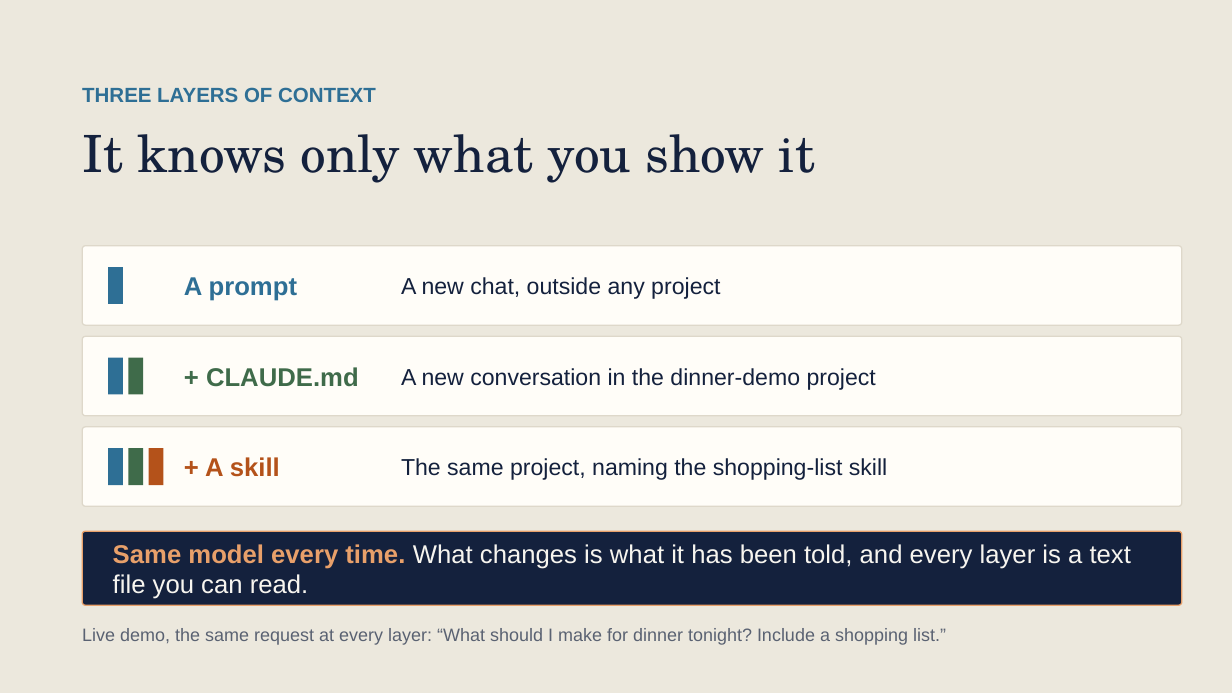
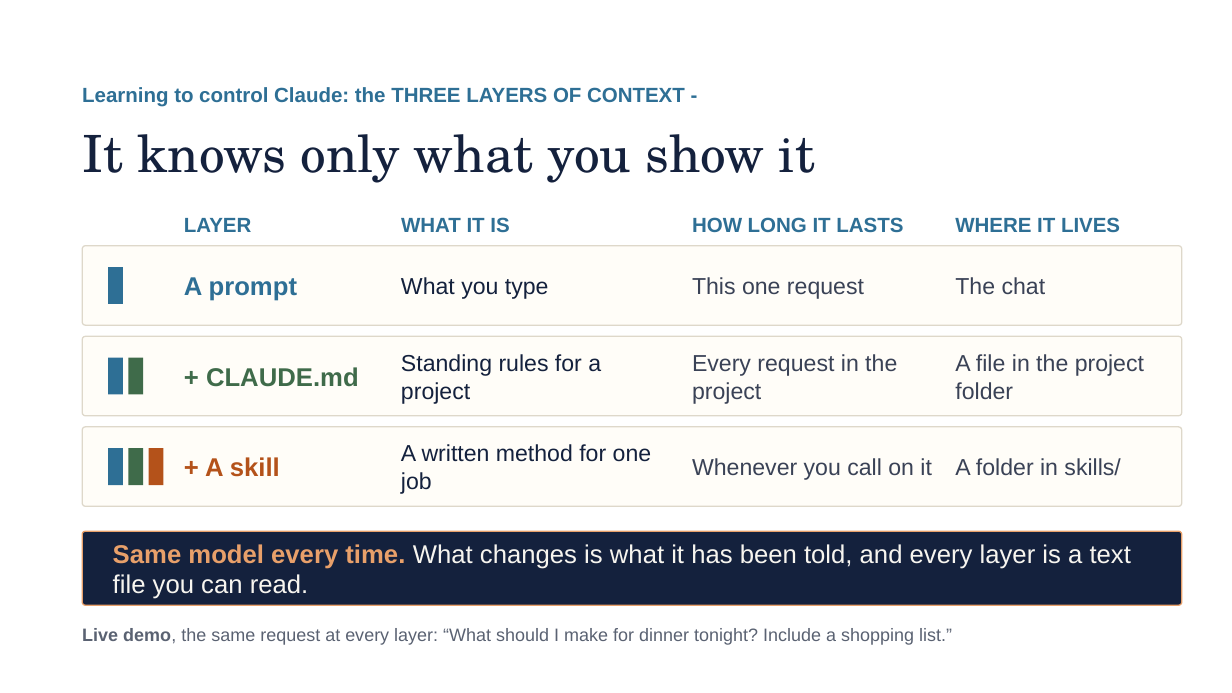
Before and after one commit to scripps-ai-enablement/ai-for-grant-writing, a slide deck: slide 18 of version 1/Using AI for Grant Writing v1.pptx (slide 19 before the commit). Drawn at 1232x693 pixels with LibreOffice and Linux fonts; fonts in the diff are those of the drawing. Boxes give left, top, right and bottom in pixels: in the first picture for what was removed or moved away, otherwise in the second. Text is boxed around its words. In the diff, an @@ line names an element or a change of style, - is before the commit and + after.

```diff
--- a/version 1/Using AI for Grant Writing v1.pptx
+++ b/version 1/Using AI for Grant Writing v1.pptx
@@ background #ECE8DD to #FFFFFF @@
@@ text at bbox=[82, 87, 685, 107]: text changed @@
-THREE LAYERS OF CONTEXT
+Learning to control Claude: the THREE LAYERS OF CONTEXT -
@@ text added at bbox=[184, 218, 251, 232], 16 pt, text #2E6F95, bold @@
+LAYER
@@ text added at bbox=[401, 217, 509, 232], 16 pt, text #2E6F95, bold @@
+WHAT IT IS
@@ text added at bbox=[692, 217, 903, 233], 16 pt, text #2E6F95, bold @@
+HOW LONG IT LASTS
@@ text added at bbox=[955, 217, 1120, 232], 16 pt, text #2E6F95, bold @@
+WHERE IT LIVES
@@ text at bbox=[401, 277, 549, 299]: text changed @@
-A new chat, outside any project
+What you type
@@ text added at bbox=[692, 277, 864, 299], 18 pt, text #3A4256 @@
+This one request
@@ text added at bbox=[955, 277, 1046, 294], 18 pt, text #3A4256 @@
+The chat
@@ text at bbox=[401, 354, 601, 404]: text changed @@
-A new conversation in the dinner-demo project
+Standing rules for a project
@@ text added at bbox=[692, 354, 897, 404], 18 pt, text #3A4256 @@
+Every request in the project
@@ text added at bbox=[955, 354, 1144, 399], 18 pt, text #3A4256 @@
+A file in the project folder
@@ text at bbox=[401, 444, 652, 494]: text changed @@
-The same project, naming the shopping-list skill
+A written method for one job
@@ text added at bbox=[692, 458, 932, 480], 18 pt, text #3A4256 @@
+Whenever you call on it
@@ text added at bbox=[955, 458, 1120, 476], 18 pt, text #3A4256 @@
+A folder in skills/
@@ text "Live demo, the same request ..." at bbox=[82, 628, 952, 645]: bold on in "Live demo," @@
```
Also in this commit, not shown: 12 other slides changed, 3 slides added, 1 slide removed.
